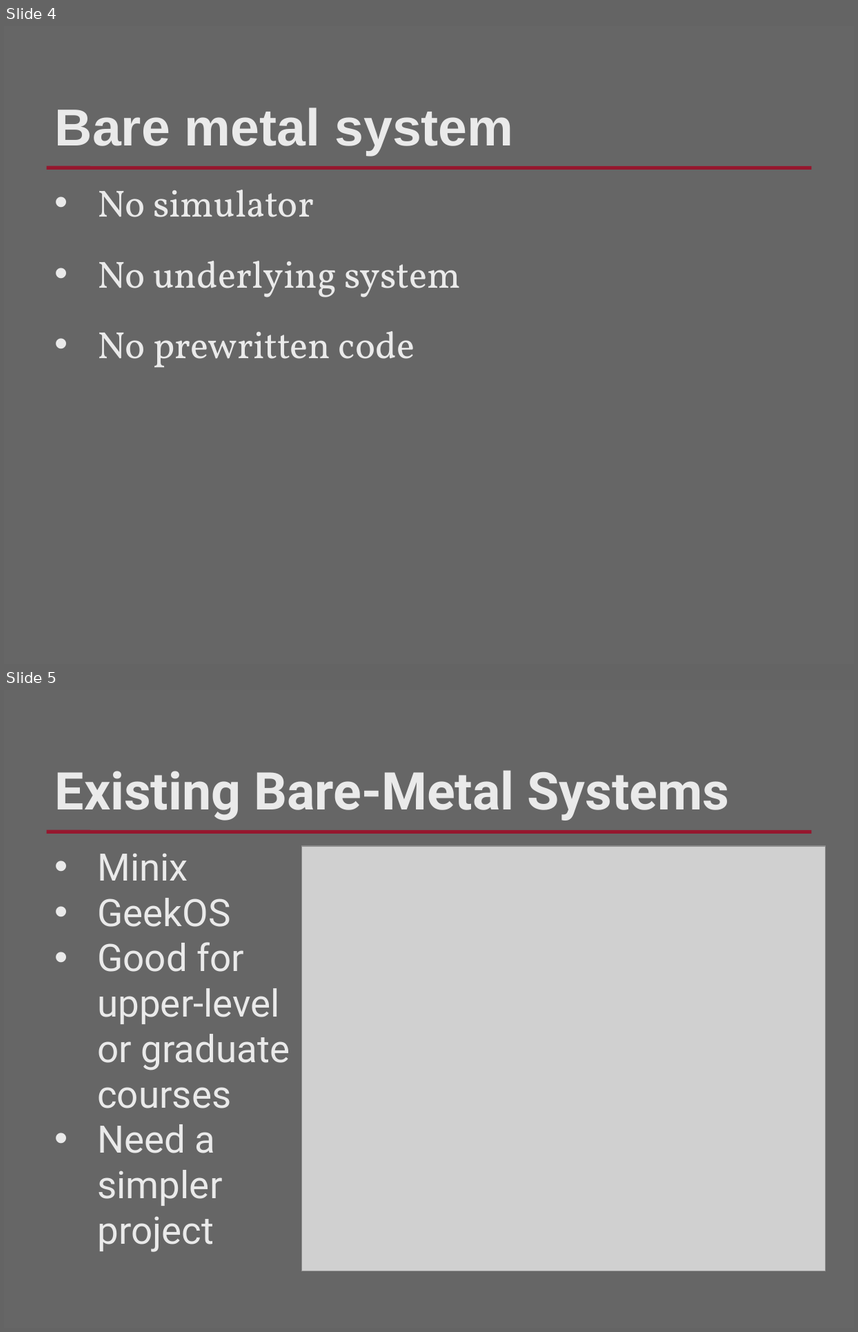
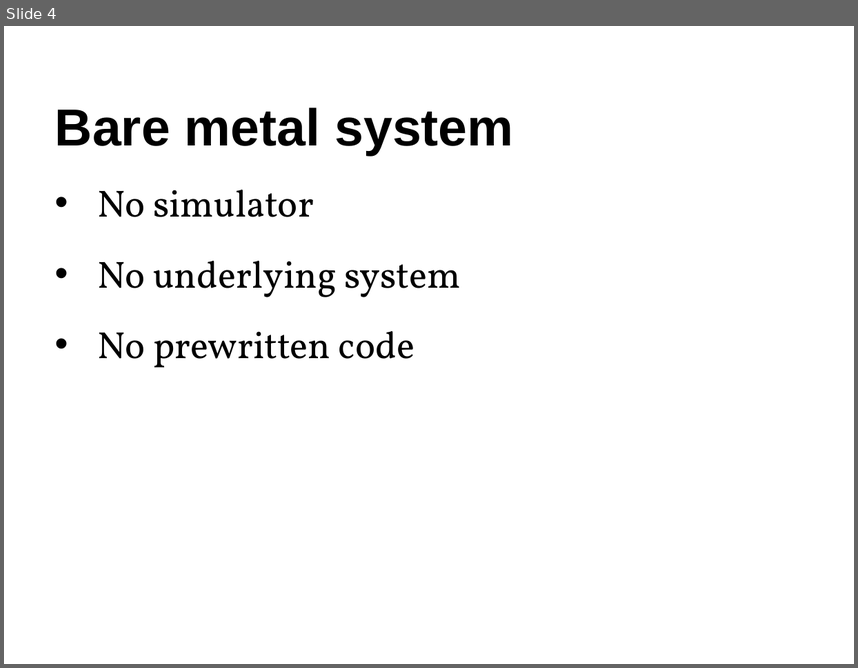
Before and after one commit to RHIT-CSSE/csse332, a slide deck: ClassMaterials/ProjectKickoff/ProjectKickoff.pptx. Shown one above the other, each under a label of ours: slides 4 and 5 before the commit, slide 4 after it. The pictures are 858x1332 and 858x668 pixels, drawn with LibreOffice and Linux fonts; fonts in the diff are those of the drawing; grey boxes stand for pictures; background and template pictures are left out. Boxes give left, top, right and bottom in pixels: in the first picture for what was removed or moved away, otherwise in the second. Text is boxed around its words. In the diff, an @@ line names an element or a change of style, - is before the commit and + after.

```diff
--- a/ClassMaterials/ProjectKickoff/ProjectKickoff.pptx
+++ b/ClassMaterials/ProjectKickoff/ProjectKickoff.pptx
@@ slide 5 removed at <box>4,690,854,1328</box>, background #666666; not listed: 1 template element that a slide beside it also shows @@
@@ text removed at <box>55,770,729,820</box> @@
-Existing Bare-Metal Systems
@@ text removed at <box>97,853,290,1252</box> @@
-• Minix
-• GeekOS
-• Good for upper-level or graduate courses
-• Need a simpler project
@@ picture removed at <box>301,845,826,1270</box> @@
@@ slide 4 changed as well @@
@@ background #666666 to #FFFFFF @@
@@ text "Bare metal system" at <box>55,107,513,156</box>: text colour #EAEAEA to #000000 @@
@@ line removed from (47, 168) to (811, 168) @@
@@ text "No simulator" at <box>97,190,461,368</box>: text colour #EAEAEA to #000000 @@
```
Also in this commit, not shown: 13 other slides changed, 2 slides added, 3 other slides removed, 1 other file.
